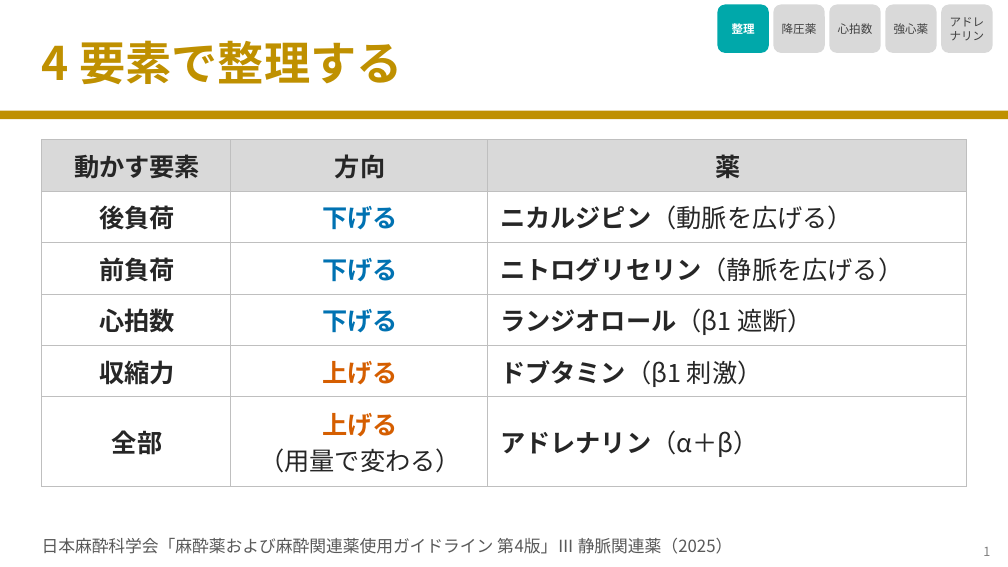
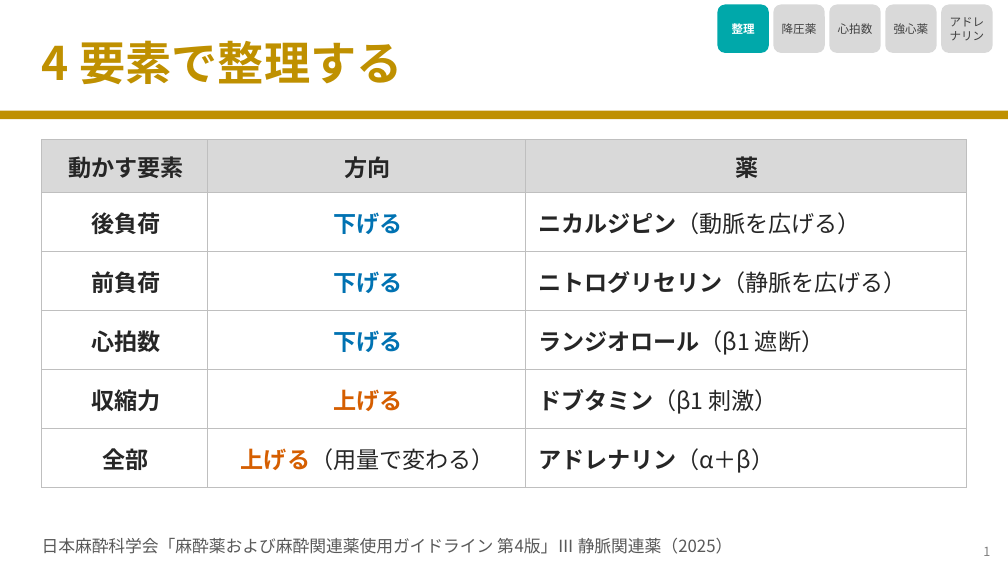
Before and after one commit to nobumitsu-3141/Anes-lecture, a slide deck: slide 2 of slides/3-9_antihypertensives_inotropes/3-9_antihypertensives_inotropes.pptx. Drawn at 1008x567 pixels with LibreOffice and Linux fonts; fonts in the diff are those of the drawing. Boxes give left, top, right and bottom in pixels: in the first picture for what was removed or moved away, otherwise in the second. Text is boxed around its words. In the diff, an @@ line names an element or a change of style, - is before the commit and + after.

```diff
--- a/slides/3-9_antihypertensives_inotropes/3-9_antihypertensives_inotropes.pptx
+++ b/slides/3-9_antihypertensives_inotropes/3-9_antihypertensives_inotropes.pptx
@@ table at box(42, 140, 966, 477) @@
-row 6, column 2: 上げる / （用量で変わる）
+row 6, column 2: 上げる（用量で変わる）
@@ size 24 to 22 pt @@
```
Also in this commit, not shown: 5 other slides changed, 3 other files.
